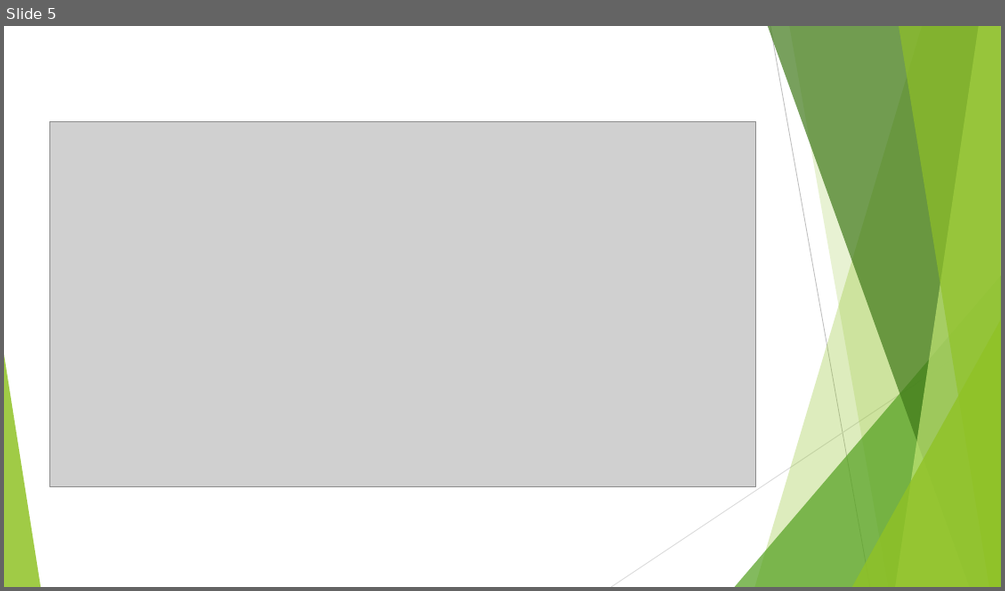
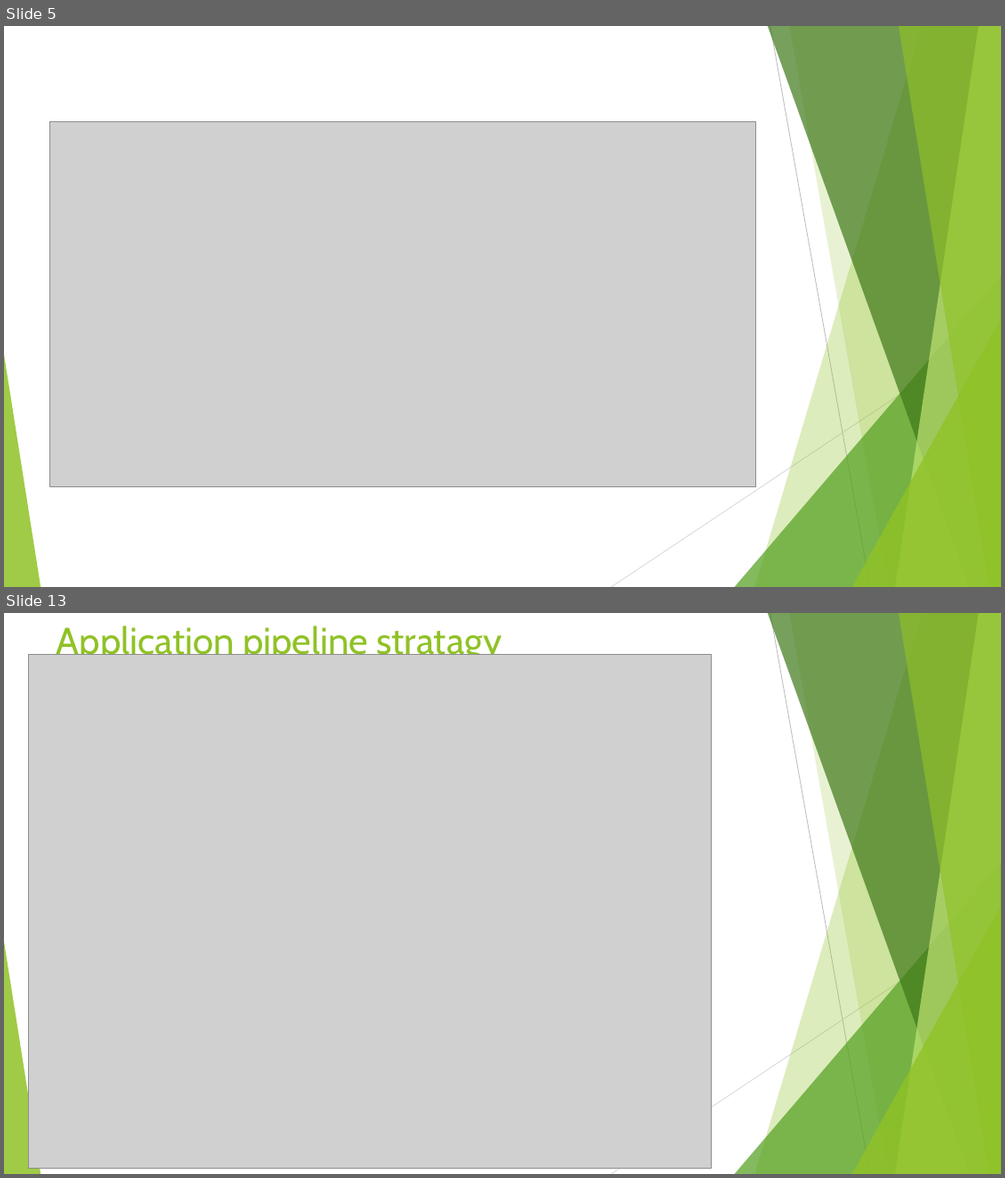
Before and after one commit to BMTechno/Advanced-Software-Engineering-LAB, a slide deck: ase ppt JOURNAL12.pptx. Shown one above the other, each under a label of ours: slide 5 before the commit, slides 5 and 13 after it; the slides between them are not shown. The pictures are 1005x591 and 1005x1178 pixels, drawn with LibreOffice and Linux fonts; fonts in the diff are those of the drawing; grey boxes stand for pictures. Boxes give left, top, right and bottom in pixels: in the first picture for what was removed or moved away, otherwise in the second. Text is boxed around its words. In the diff, an @@ line names an element or a change of style, - is before the commit and + after.

```diff
--- a/ase ppt JOURNAL12.pptx
+++ b/ase ppt JOURNAL12.pptx
@@ slide 13 added at (x1=4, y1=613, x2=1001, y2=1174), background #FFFFFF; not listed: 10 template elements that a slide beside it also shows @@
@@ title added at (x1=57, y1=625, x2=502, y2=663), 36 pt, text #90C226 @@
+Application pipeline stratagy
@@ picture added at (x1=28, y1=654, x2=711, y2=1167) @@
```
Also in this commit, not shown: 4 slides changed, 11 other slides added, 1 slide removed.
